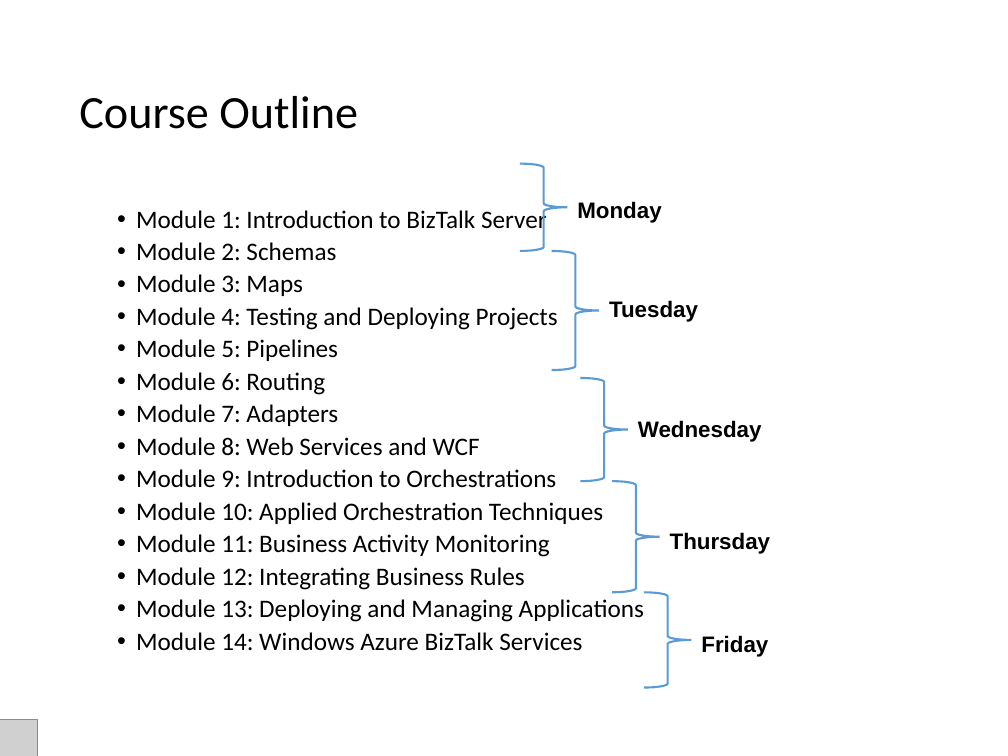
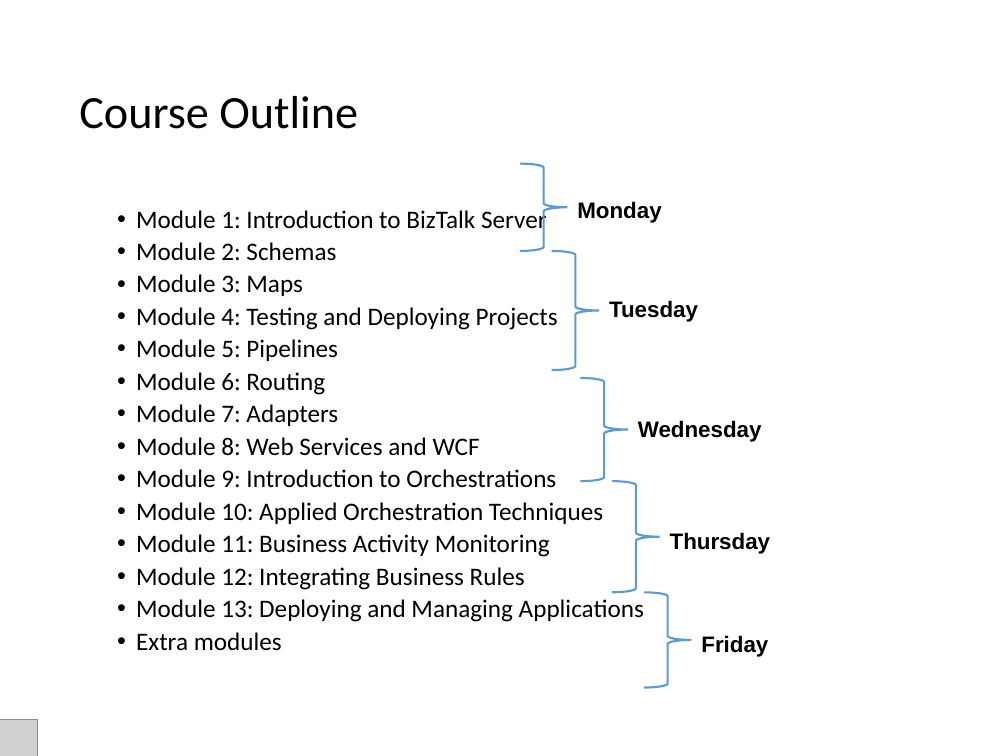
Before and after one commit to wmmihaa/BizTalk-Server---Developing-Integration-Solutions, a slide deck: slide 5 of Slides/Module 0 - Start.pptx. Drawn at 1008x756 pixels with LibreOffice and Linux fonts; fonts in the diff are those of the drawing; grey boxes stand for pictures. Boxes give left, top, right and bottom in pixels: in the first picture for what was removed or moved away, otherwise in the second. Text is boxed around its words. In the diff, an @@ line names an element or a change of style, - is before the commit and + after.

```diff
--- a/Slides/Module 0 - Start.pptx
+++ b/Slides/Module 0 - Start.pptx
@@ text at [136,632,282,651]: text changed @@
-  • Module 14: Windows Azure BizTalk Services
+  • Extra modules
```
Also in this commit, not shown: 3 other slides changed, 1 other file.
